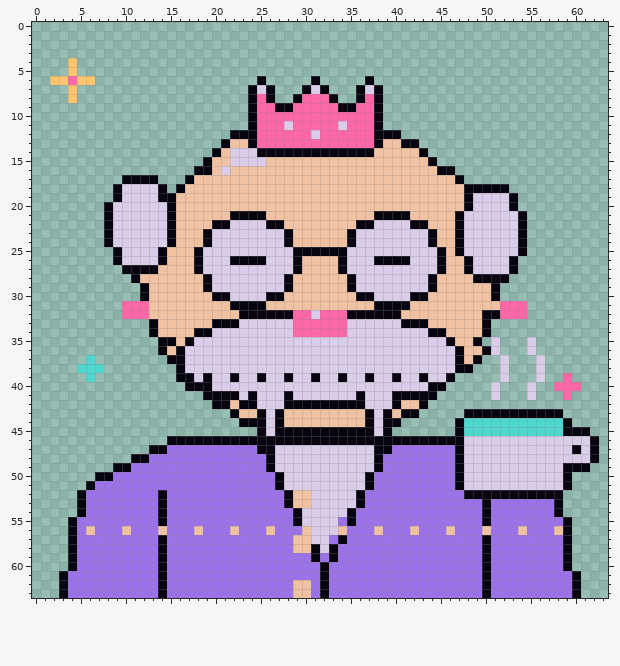
One commit to this pixel-art file: art/cast/hypno/retired-lead-bust-v2.aseprite. The picture above was drawn from the file before the commit.
64x64 pixels, 1 frame.
After:
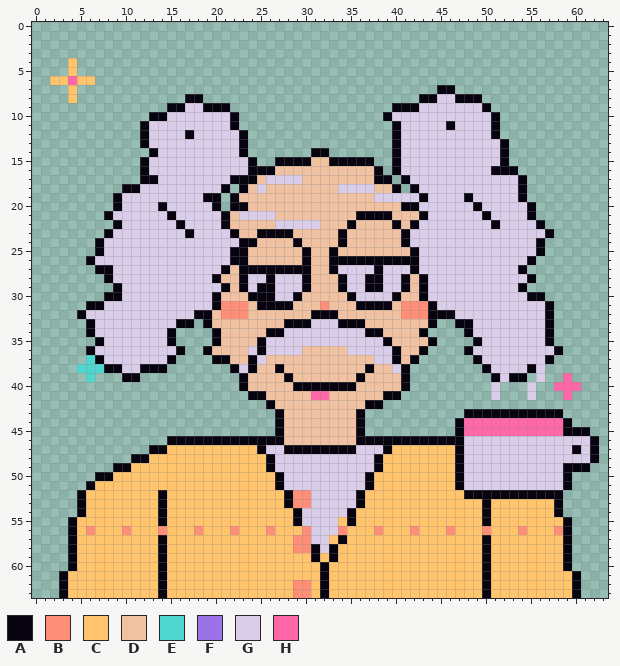
Palette (. is transparent): A #07040f  B #ff8e78  C #ffc46c  D #f1c2a2  E #4fd6cf  F #9b72e8  G #d9cde9  H #ff68a8
Diff:
layer "prop0" added
layer "acc" removed
Changed rows in their new state; - is an unchanged pixel.
first column x 4:
 6 ---------------------.-----.-----.----------------------
 7 --------------------...---...---...------AA-------------
 8 -------------AA-----...--.....--...----AAGGAAA----------
 9 -----------AAGGAAA--...............-AAAGGGGGGGA---------
10 ---------AAGGGGGGGA-...............AGGGGGGGGGGGA--------
11 --------AGGGGGGGGGA-...............-AGGGGGAGGGGA--------
12 --------AGGGGAGGGGG-................-GGGGGGGGGGA--------
13 --------AGGGGGGGGGGA................AGGGGGGGGGGGA-------
14 ---------AGGGGGGGG-A.......--.......AGGGGGGGGGGGA-------
15 --------AGGGGGGGGG--A..AAAA--AAAAA..AGGGGGGGGGGGA-------
16 --------AGGGGGGGG-GGAAA-----------A.AGGGGGGGGGGAAA------
17 ------..--GGGGGGGGAAA-GGGG--------AA.AGGGGGGGGGGGGA-----
18 -----.AA--GGGGGGGA.A-G--------GGGG--A.AGGGGGGGGGGGA-----
19 ----------GGGGGAA.A---------------GGGGGAGGGG-----GA-----
20 ----.A----AGGGGGA.AA-----------------AAGGGGGGA---GGA----
21 ------------GGGGGADGGGG---------AA--DD-AGGGG--A---GA----
22 ----.A-----GAGGGG-DDDDDGGGGG---ADDDDAD-GGGGG---A--GGA---
23 -----------GGAGG--ADDAAA------ADDDDDDA--GGGG------GGGA--
24 ---AG------GGGGG---AADDDDA----ADDDDDDA--GGGG------GGA---
25 ---AGG----GGGGG---AADDDDDD-DD-DDDDDDDDA--GGG------GGA---
26 --AGGG----GGGGG-----DDDDDDA--A-AAA----A--GGGG----GGA----
27 ---AAGGGGGGGGGG--ADAAAAAA-A--AG---A---A--GGGG----GA-----
28 ----AGGGGGGGGGGGADDA--A-GGA---AG-AA--ADAGGGGGGGGGGGA----
29 -----AGGGGGGGGGG-ADA-AA-GGA---AG-AA--ADAGGGGGGGGGGA-----
30 ----AAGGGGGGGGGG-DDDAA-GGA-----AGG--ADD-GGGGGGGGGGGAA---
31 --AAGGGGGGGGGGGGABBBD-AAA---B---AA--DBBBAGGGGGGGGGGGGA--
32 -AGGGGGGGGGGGGAA-BBBDDDDDDDAAADDDDDDDBBBAAAGGGGGGGGGGA--
33 --AGGGGGGGGGAA.ADDDDDDDDAAAGGGAAADDDDDDDA..AAGGGGGGGGA--
34 --AGGGGGGGGA....ADDDDDAA-GGGGGG--AADDDDA....AGGGGGGGGA--
35 ---AGGGGGGG-....ADDDDA-------------ADDDDA....-G-GGG-GA--
36 --AGGGGGGGGG-..ADDDD-A----DDDDD-----ADDA....AGG-GGG-GGA-
37 ---AGGGGGGG-....AADDA-DDDDDDDDDDDD--ADA......-GG-GGG-A--
38 ----AAGGAAA-......A-ADDADDDDDDDDDADD-A.......-AG-GGA----
39 ------AA----.......ADDDD-DDDDDDDADDDDA.....----A-AA-----
40 -------------......ADDDDDAAAAAAADDDDDA....--------------
41 ---------------.....-ADDDDDHHDDDDDDA-....---------------
42 ----------------......ADDDDDDDDDDAA.....----------------
43 ------------------.....---------A......-----------------
44 -------------------....---------A....-------HHHHHHHHHHH-
45 ---------------------..-DDDDDDDD-...--------HHHHHHHHHHH-
46 ------------------------DDDDDDDD------------------------
47 -----------CCCCCCCCCC-G-AAAAAAAA--G-CCCCCCC-------------
48 ---------CCCCCCCCCCCCC-------------CCCCCCCC-------------
49 -------CCCCCCCCCCCCCCC-------------CCCCCCCC-------------
50 -----CCCCCCCCCCCCCCCCCC-----------CCCCCCCCC-------------
51 ---CCCCCCCCCCCCCCCCCCCC-----------CCCCCCCCC-------------
52 --CCCCCCCC-CCCCCCCCCCCCC-BB------CCCCCCCCCCC------------
53 --CCCCCCCC-CCCCCCCCCCCCC-BB------CCCCCCCCCCCCC-CCCCCCC--
54 --CCCCCCCC-CCCCCCCCCCCCCC-------CCCCCCCCCCCCCC-CCCCCCC--
55 -CCCCCCCCC-CCCCCCCCCCCCCC-----C-CCCCCCCCCCCCCC-CCCCCCCC-
56 -CBCCCBCCCBCCCBCCCBCCCBCCCB---BCCCBCCCBCCCBCCCBCCCBCCCB-
57 -CCCCCCCCC-CCCCCCCCCCCCCCBB--C-CCCCCCCCCCCCCCC-CCCCCCCC-
58 -CCCCCCCCC-CCCCCCCCCCCCCCBB---CCCCCCCCCCCCCCCC-CCCCCCCC-
59 -CCCCCCCCC-CCCCCCCCCCCCCCCC-C-CCCCCCCCCCCCCCCC-CCCCCCCC-
60 -CCCCCCCCC-CCCCCCCCCCCCCCCCC-CCCCCCCCCCCCCCCCC-CCCCCCCC-
61 CCCCCCCCCC-CCCCCCCCCCCCCCCCC-CCCCCCCCCCCCCCCCC-CCCCCCCCC
62 CCCCCCCCCC-CCCCCCCCCCCCCCBBC-CCCCCCCCCCCCCCCCC-CCCCCCCCC
63 CCCCCCCCCC-CCCCCCCCCCCCCCBBC-CCCCCCCCCCCCCCCCC-CCCCCCCCC
